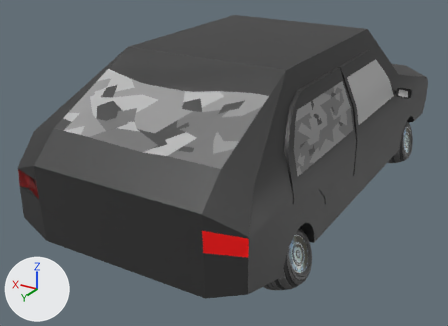
The FBX model HES/Assets/Models/smashed car.fbx: old version first, new version second.
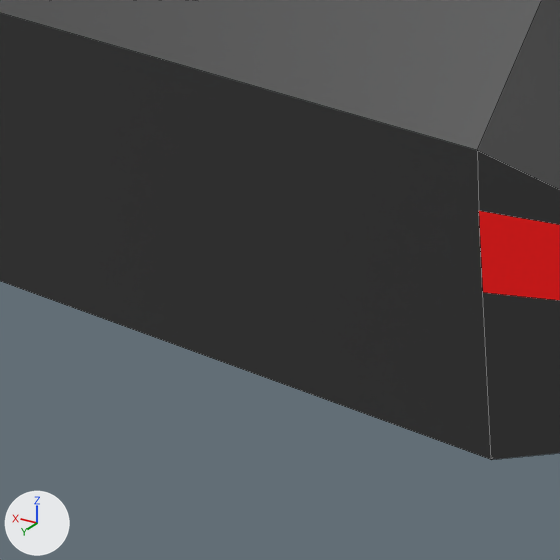
The first picture shows the older version from a 50 mm lens placed at (-0.147, 0.293, 0.16), pointed at (0.015, 0.023, 0.025). The close-ups show both versions on the part from 16% to 50% of the width and 53% to 100% of the height of that picture; other places that the commit changed are outside them. The lights are fixed; the arrows at lower left show +X, +Y and +Z. The close-ups show mesh edges as thin lines. Where no turn or scale is listed for an object, it has been applied to the vertices.

In view in the first close-up: 'car'.
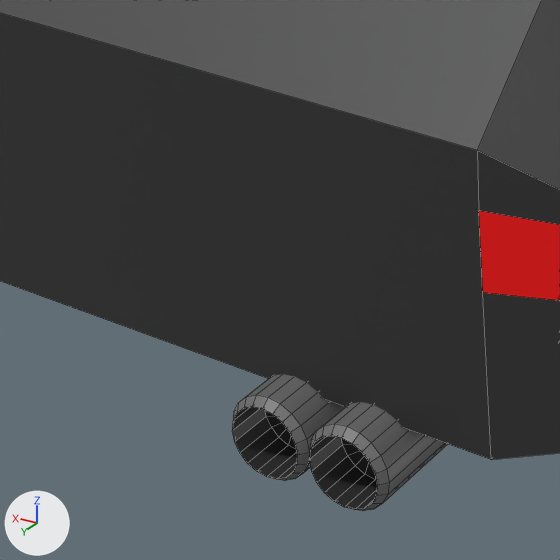
Boxes [x1, y1, x2, y2] around the edits, measured in the close-ups (560 x 560 px):
'exhaust', added
    after: [232, 374, 447, 511]
    faces in mat_pasted__pasted__pasted__grey3 (grey #707070): [232, 374, 447, 511]
    faces in mat_pasted__pasted__pasted__black3 (black #323232): [232, 406, 377, 509]

The change in detail:
Material 'pasted__pasted__pasted__black3' (mat_pasted__pasted__pasted__black3) is new.
Its base color is (0.0323, 0.0323, 0.0323) (black #323232).
Material 'pasted__pasted__pasted__grey3' (mat_pasted__pasted__pasted__grey3) is new.
Its base color is (0.161, 0.161, 0.161) (grey #707070).
Mesh me_mesh_005 is new.
It has 204 vertices, 240 faces and spans x -0.0103..0.0103, y -0.0209..0.0209, z -0.0065..0.0065.
Faces by material slot: [160, 80].
It uses material mat_pasted__pasted__pasted__grey3 (grey #707070).
It uses material mat_pasted__pasted__pasted__black3 (black #323232).
Object 'exhaust' (ob_exhaust) is new; it shows me_mesh_005.
Its location is (-0.0212, 0.1145, 0.0186).
